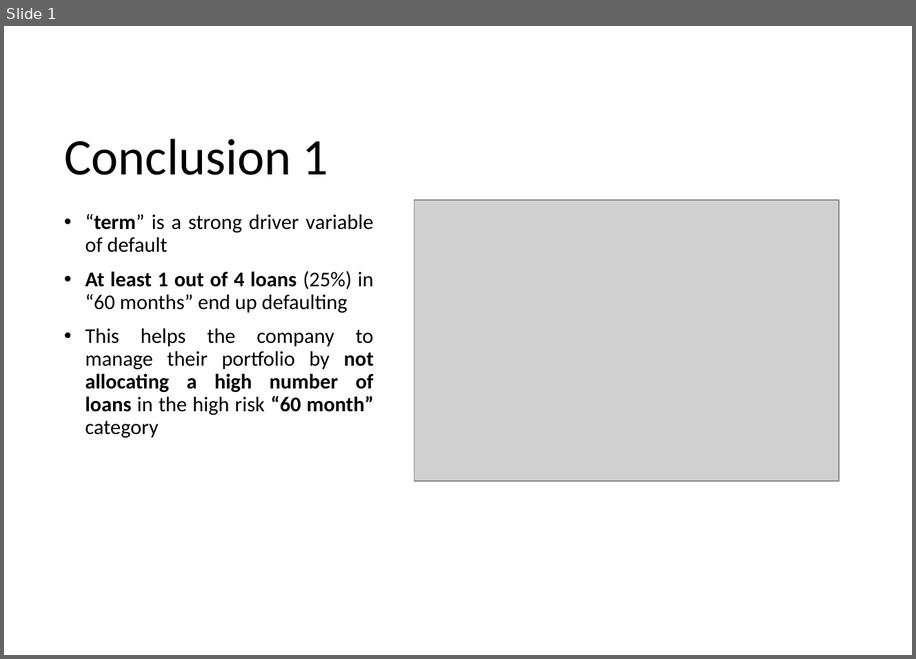
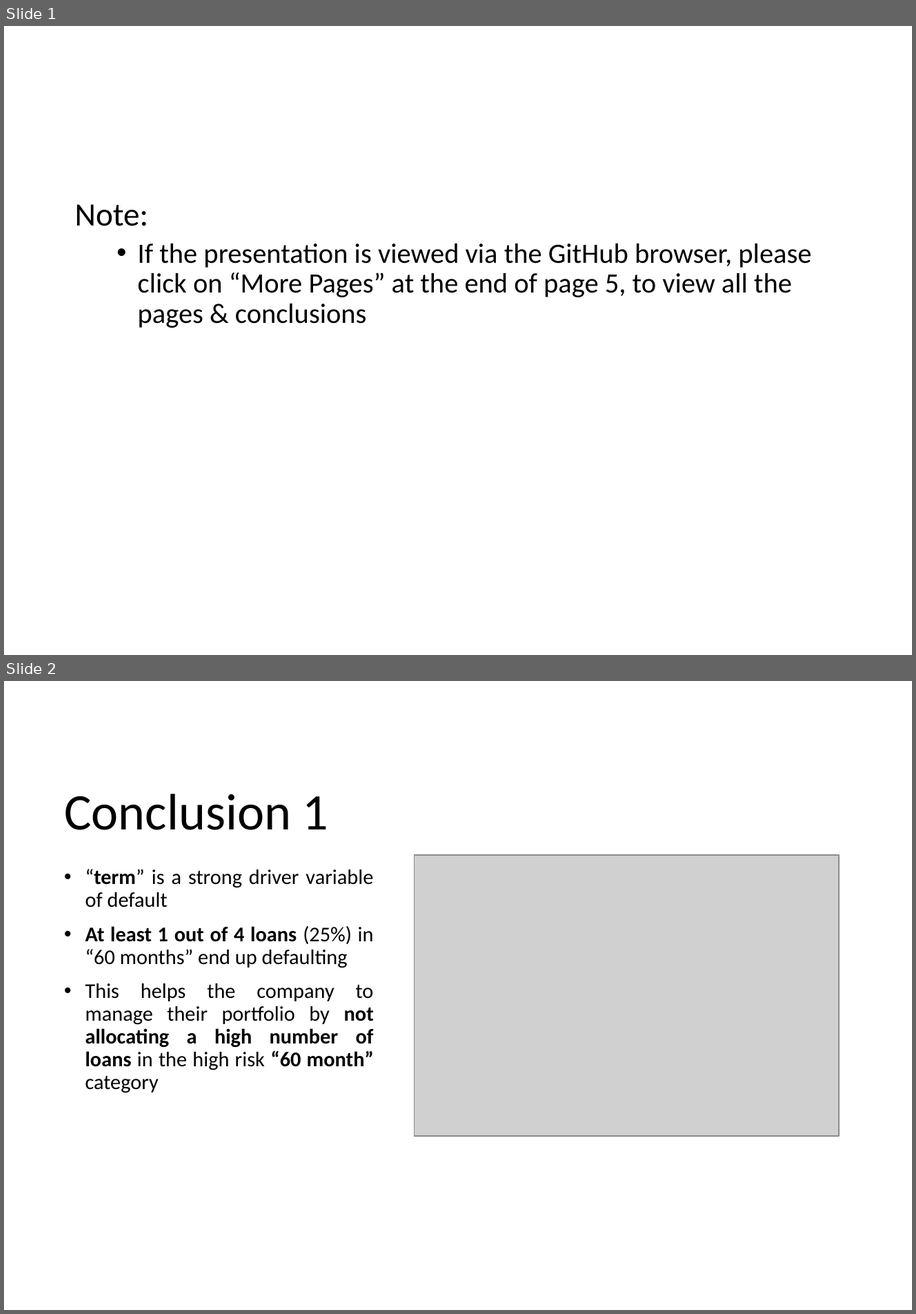
Before and after one commit to krishnajiraoh/upGrad_lending_club_case_study, a slide deck: Insights.pptx. Shown one above the other, each under a label of ours: slide 1 before the commit, slides 1 and 2 after it. The pictures are 916x659 and 916x1314 pixels, drawn with LibreOffice and Linux fonts; fonts in the diff are those of the drawing; grey boxes stand for pictures. Boxes give left, top, right and bottom in pixels: in the first picture for what was removed or moved away, otherwise in the second. Text is boxed around its words. In the diff, an @@ line names an element or a change of style, - is before the commit and + after.

```diff
--- a/Insights.pptx
+++ b/Insights.pptx
@@ slide 1 added at (4, 26, 912, 655), background #FFFFFF @@
@@ text added at (75, 204, 811, 328), 24 pt, text #000000 @@
+Note:
+  • If the presentation is viewed via the GitHub browser, please click on “More Pages” at the end of page 5, to view all the pages & conclusions
@@ what was slide 1 is now slide 2 @@
```
Also in this commit, not shown: 1 other slide added.
